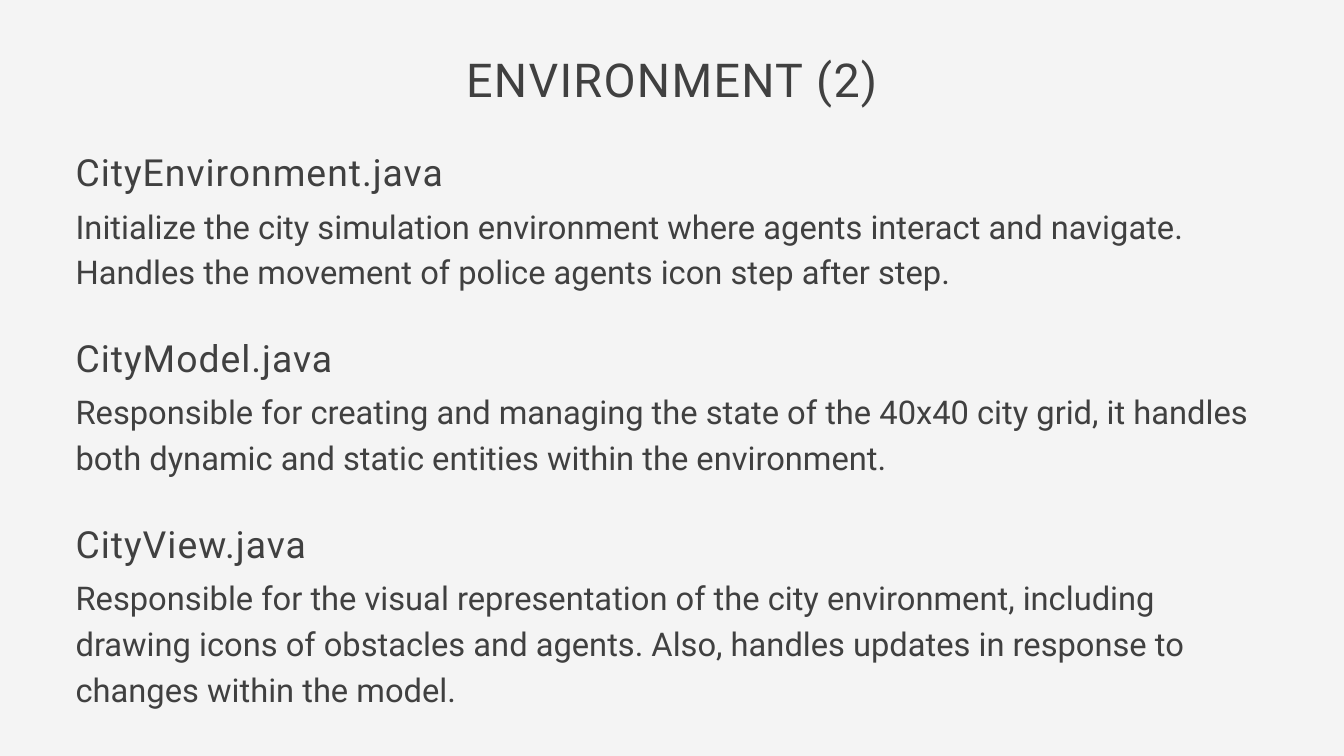
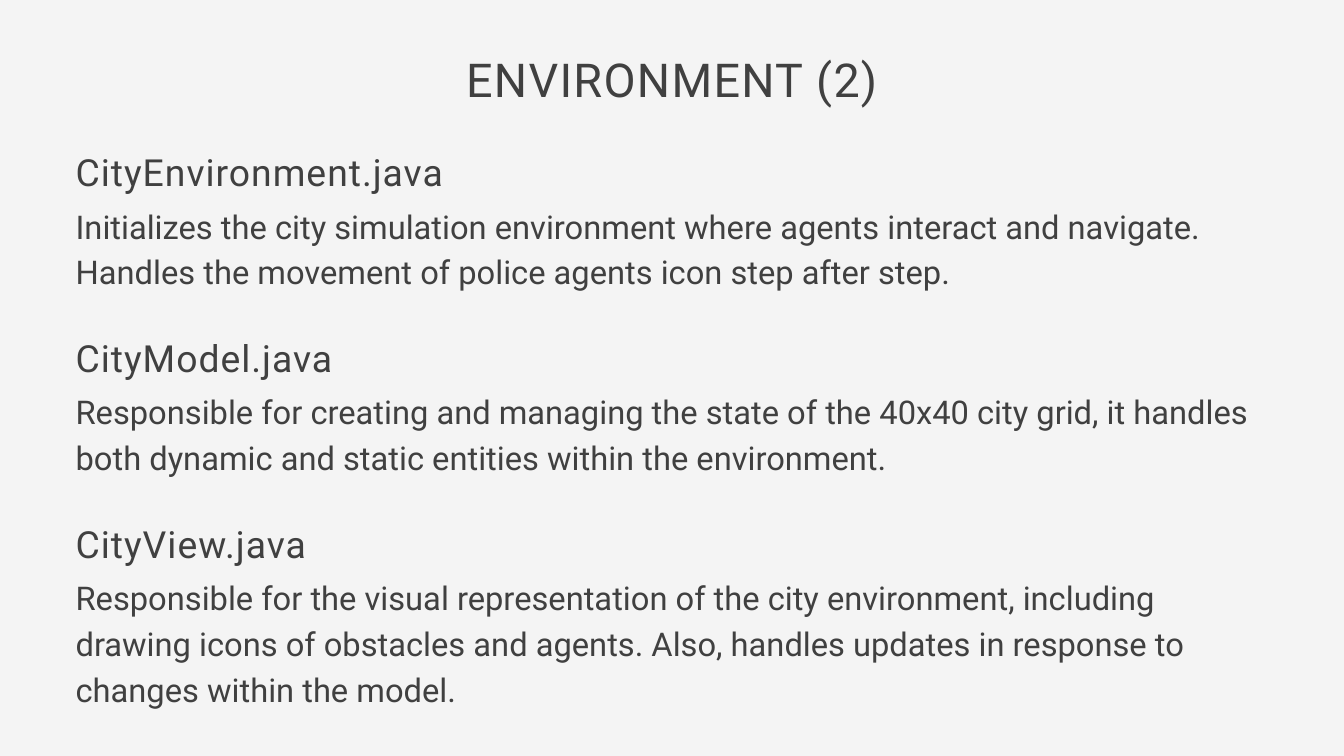
Before and after one commit to GiuliaBenvenuto/MultiAgent_Systems, a slide deck: slide 6 of Presentation/Presentation PPTX.pptx. Drawn at 1344x756 pixels with LibreOffice and Linux fonts; fonts in the diff are those of the drawing. Boxes give left, top, right and bottom in pixels: in the first picture for what was removed or moved away, otherwise in the second. Text is boxed around its words. In the diff, an @@ line names an element or a change of style, - is before the commit and + after.

Commit message:
Presentation correction

```diff
--- a/Presentation/Presentation PPTX.pptx
+++ b/Presentation/Presentation PPTX.pptx
@@ text at bbox=[76, 214, 1200, 291]: text changed @@
-Initialize the city simulation environment where agents interact and navigate. Handles the movement of police agents icon step after step.
+Initializes the city simulation environment where agents interact and navigate. Handles the movement of police agents icon step after step.
```
Also in this commit, not shown: 3 other files.
